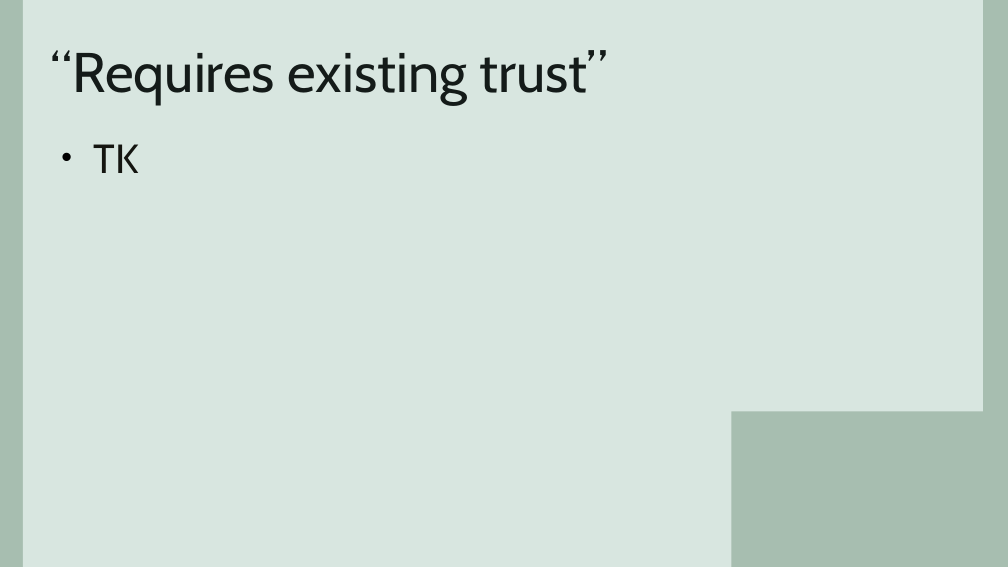
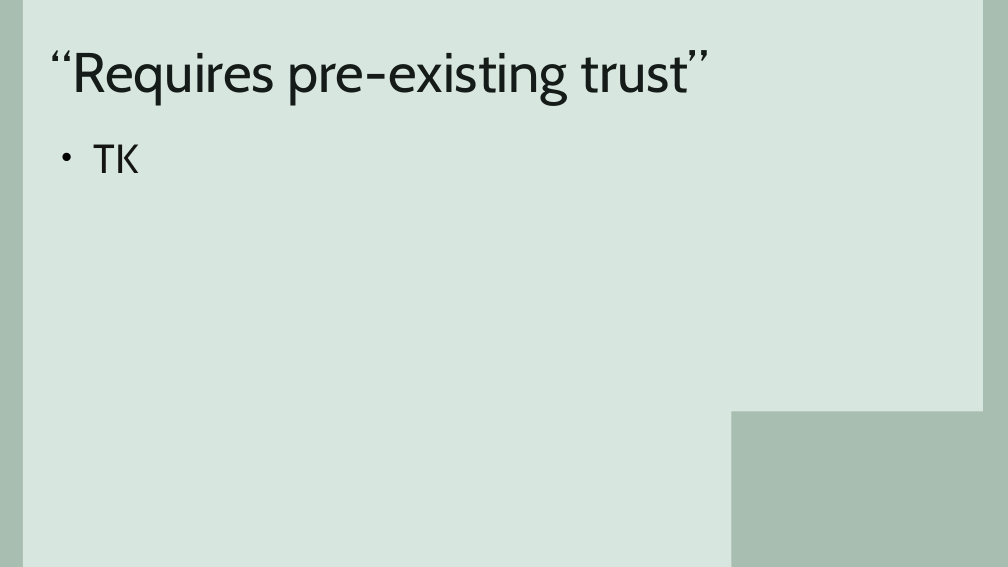
Before and after one commit to ZacharyTalis/thinky-talk, a slide deck: slide 18 of thinky-talk.odp (slide 9 before the commit). Drawn at 1008x567 pixels with LibreOffice and Linux fonts; fonts in the diff are those of the drawing. Boxes give left, top, right and bottom in pixels: in the first picture for what was removed or moved away, otherwise in the second. Text is boxed around its words. In the diff, an @@ line names an element or a change of style, - is before the commit and + after.

```diff
--- a/thinky-talk.odp
+++ b/thinky-talk.odp
@@ title at <box>50,50,708,104</box>: text changed @@
-“Requires existing trust”
+“Requires pre-existing trust”
```
Also in this commit, not shown: 2 other slides changed, 2 slides added, 2 slides removed.
